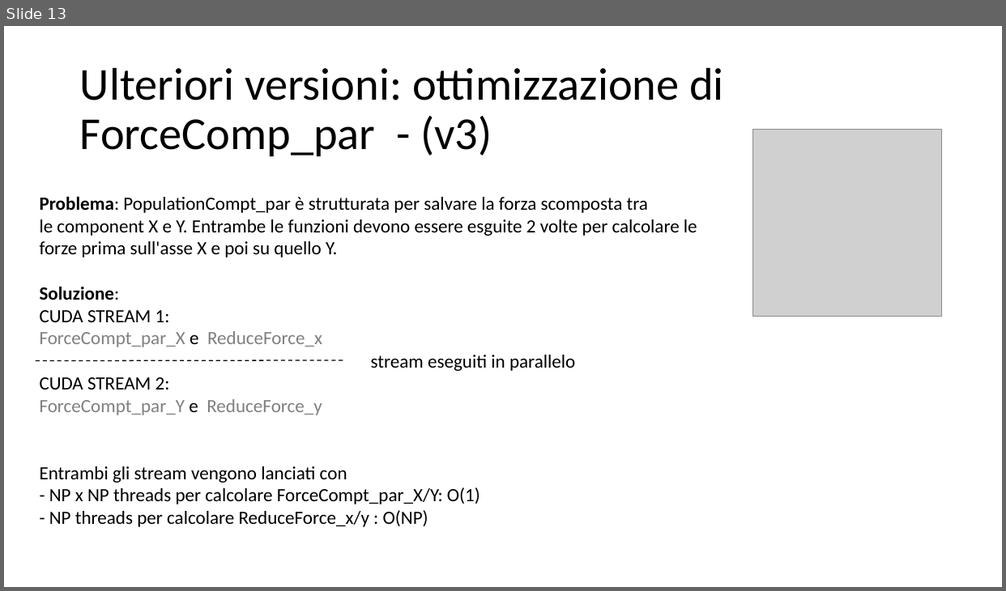
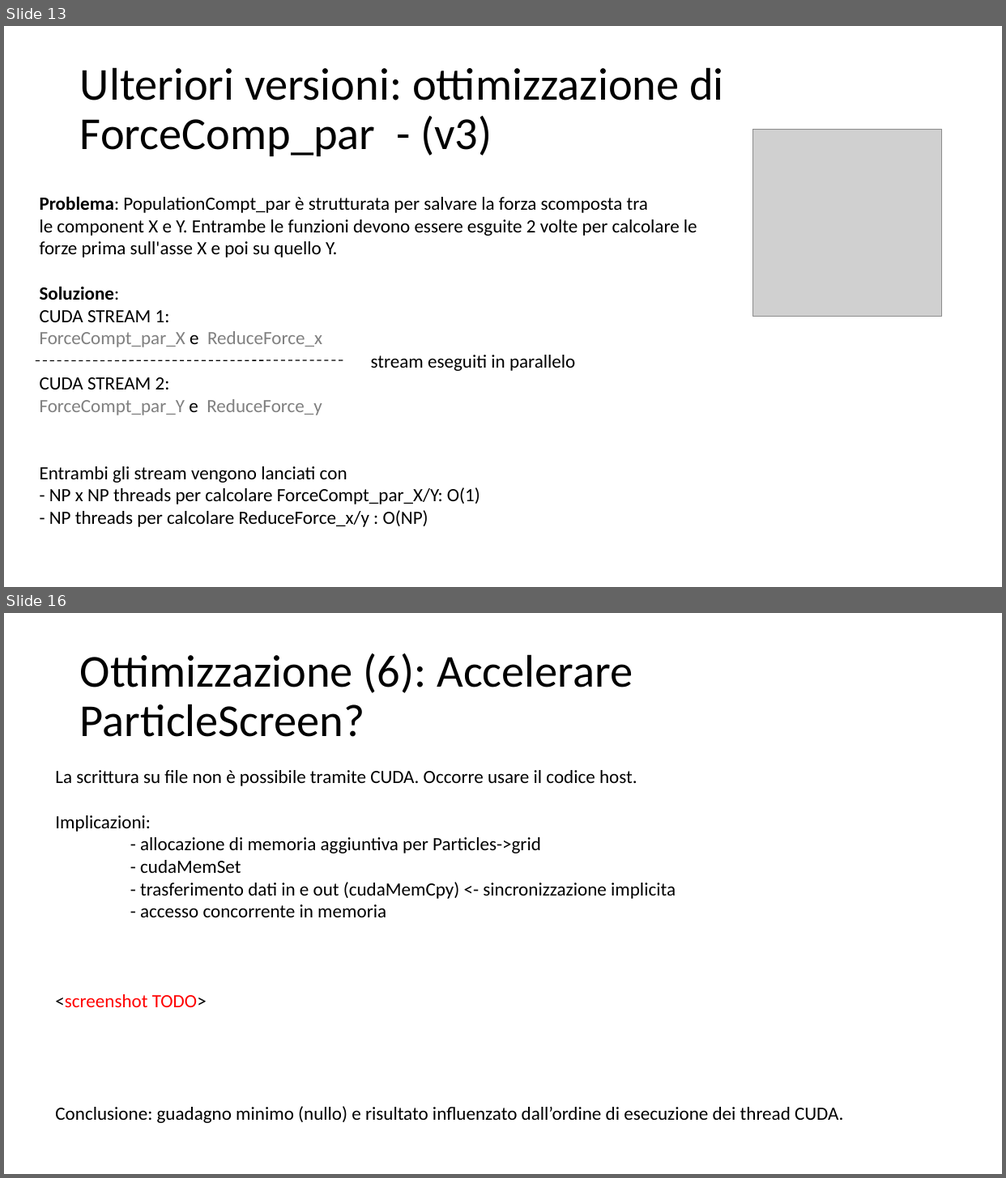
Before and after one commit to piepor/particles-simulation-parallel, a slide deck: presentazione/presentazione.pptx. Shown one above the other, each under a label of ours: slide 13 before the commit, slides 13 and 16 after it; the slides between them are not shown. The pictures are 1006x591 and 1006x1178 pixels, drawn with LibreOffice and Linux fonts; fonts in the diff are those of the drawing; grey boxes stand for pictures. Boxes give left, top, right and bottom in pixels: in the first picture for what was removed or moved away, otherwise in the second. Text is boxed around its words. In the diff, an @@ line names an element or a change of style, - is before the commit and + after.

```diff
--- a/presentazione/presentazione.pptx
+++ b/presentazione/presentazione.pptx
@@ slide 16 added at bbox=[4, 613, 1002, 1174], background #FFFFFF @@
@@ title added at bbox=[80, 653, 633, 737], 44 pt, text #000000 @@
+Ottimizzazione (6): Accelerare ParticleScreen?
@@ text added at bbox=[55, 770, 843, 1123], 18 pt, text #000000 @@
+La scrittura su file non è possibile tramite CUDA. Occorre usare il codice host.
+Implicazioni:
+- allocazione di memoria aggiuntiva per Particles->grid
+- cudaMemSet
+- trasferimento dati in e out (cudaMemCpy) <- sincronizzazione implicita
+- accesso concorrente in memoria
+<screenshot TODO>
+Conclusione: guadagno minimo (nullo) e risultato influenzato dall’ordine di esecuzione dei thread CUDA.
```
Also in this commit, not shown: 7 slides changed, 1 other slide added, 6 slides removed, 1 other file.
